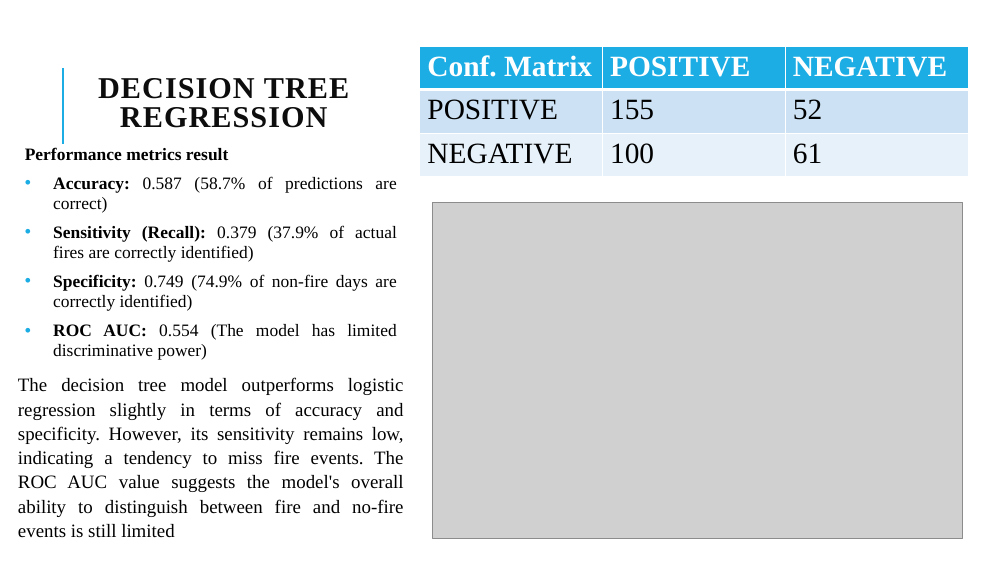
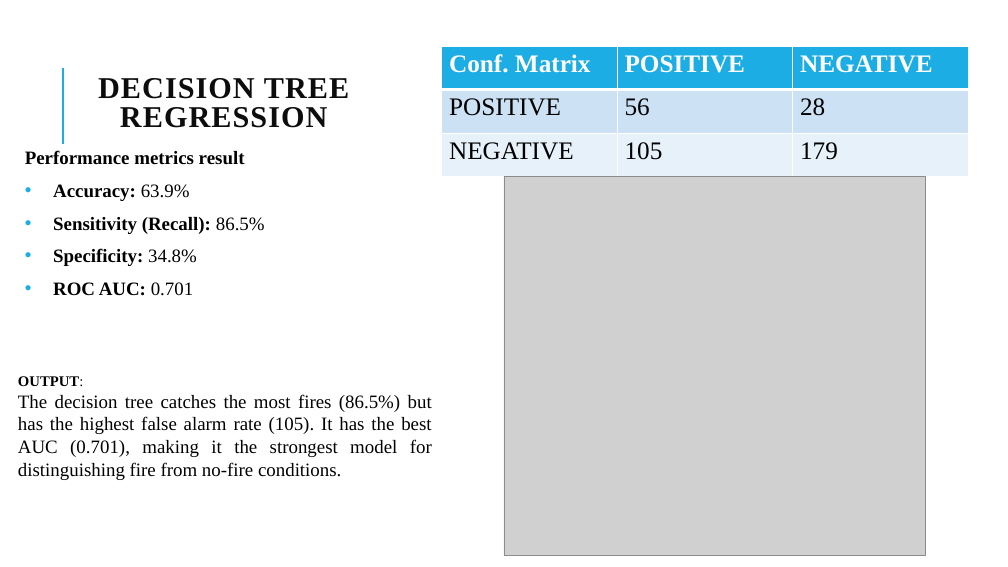
Before and after one commit to FelixOwusuAnsah/Algers-Forest-Fires, a slide deck: slide 6 of FELIX OWUSU-ANSAH PREDICTIVE AND PRESCRIPTIVE ANALYTICS.pptx (slide 7 before the commit). Drawn at 1008x567 pixels with LibreOffice and Linux fonts; fonts in the diff are those of the drawing; grey boxes stand for pictures. Boxes give left, top, right and bottom in pixels: in the first picture for what was removed or moved away, otherwise in the second. Text is boxed around its words. In the diff, an @@ line names an element or a change of style, - is before the commit and + after.

Commit message:
This is the Alger's Forest Fire project

```diff
--- a/FELIX OWUSU-ANSAH PREDICTIVE AND PRESCRIPTIVE ANALYTICS.pptx
+++ b/FELIX OWUSU-ANSAH PREDICTIVE AND PRESCRIPTIVE ANALYTICS.pptx
@@ table at box(442, 46, 968, 177) @@
-row 2, column 2: 155
+row 2, column 2: 56
-row 2, column 3: 52
+row 2, column 3: 28
-row 3, column 2: 100
+row 3, column 2: 105
-row 3, column 3: 61
+row 3, column 3: 179
@@ size 28 to 24 pt in "Conf. Matrix", "POSITIVE", "NEGATIVE", "POSITIVE" and 1 more places @@
@@ table: place and size @@
-table at box(420, 46, 969, 177)
+table at box(442, 46, 968, 177)
@@ text at box(25, 150, 245, 165): size 16.6 to 18 pt in "Performance metrics result"; line spacing 0.97 to 1.07 @@
@@ picture: place and size @@
-picture at box(433, 203, 963, 538)
+picture at box(504, 176, 926, 556)
@@ text at box(53, 184, 265, 296): text changed; size 16.6 to 18 pt; bold on @@
-• Accuracy: 0.587 (58.7% of predictions are correct)
-• Sensitivity (Recall): 0.379 (37.9% of actual fires are correctly identified)
-• Specificity: 0.749 (74.9% of non-fire days are correctly identified)
-• ROC AUC: 0.554 (The model has limited discriminative power)
+• Accuracy: 63.9%
+• Sensitivity (Recall): 86.5%
+• Specificity: 34.8%
+• ROC AUC: 0.701
@@ text at box(18, 376, 432, 480): text changed @@
-The decision tree model outperforms logistic regression slightly in terms of accuracy and specificity. However, its sensitivity remains low, indicating a tendency to miss fire events. The ROC AUC value suggests the model's overall ability to distinguish between fire and no-fire events is still limited
+OUTPUT:
+The decision tree catches the most fires (86.5%) but has the highest false alarm rate (105). It has the best AUC (0.701), making it the strongest model for distinguishing fire from no-fire conditions.
```
Also in this commit, not shown: 5 other slides changed, 3 slides added, 2 slides removed.
